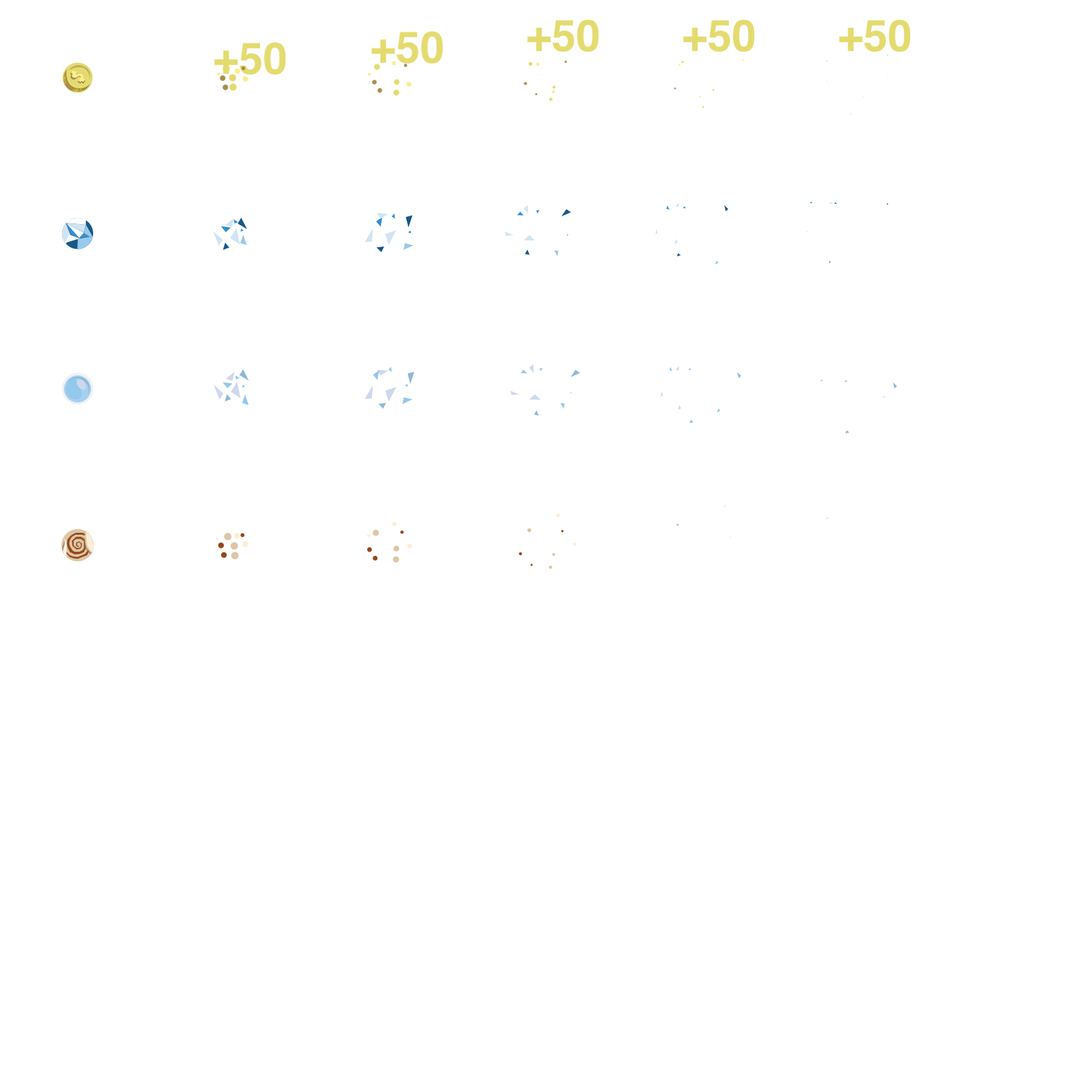
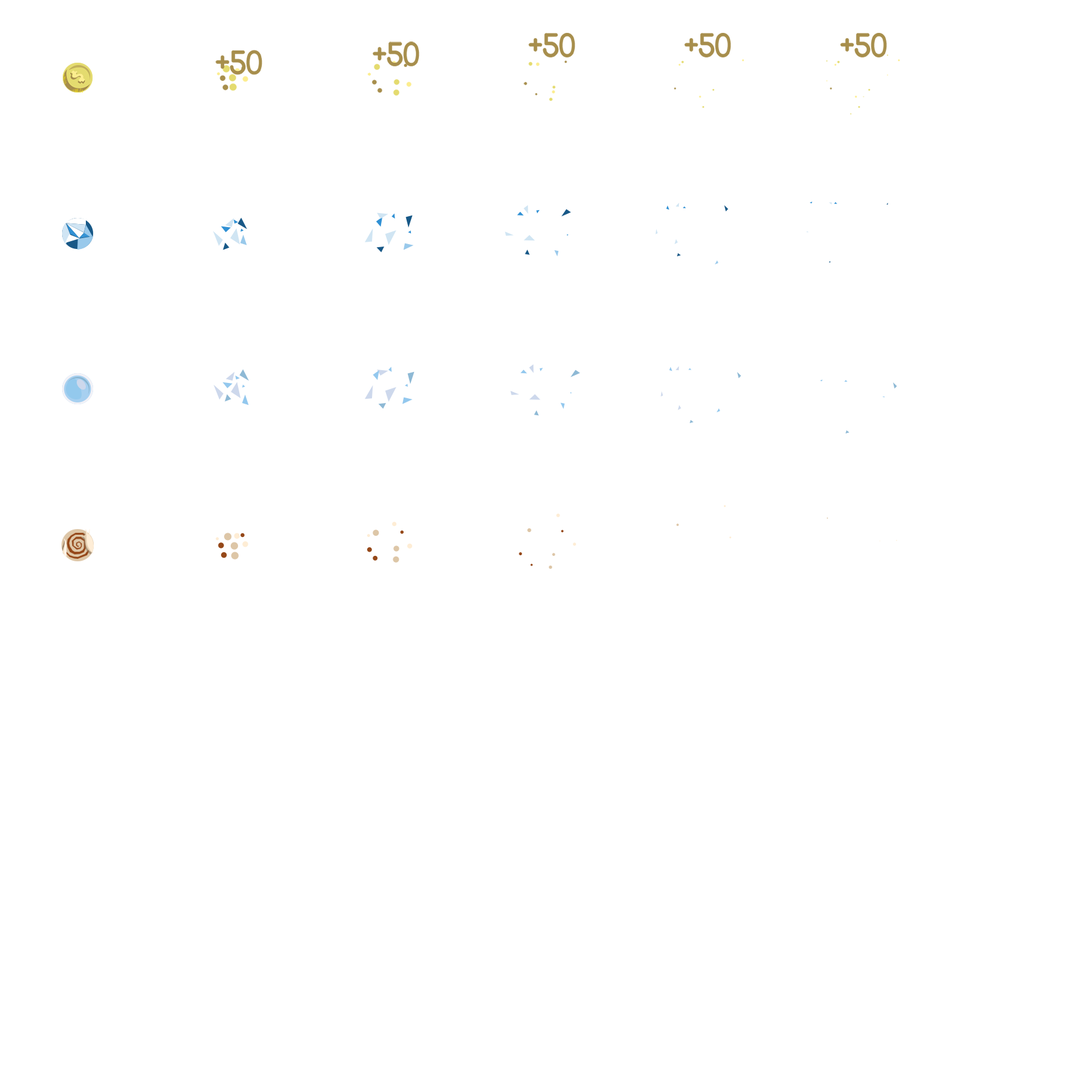
Layers edited between the first and the second 1091 × 1091 image:
painted on "icon_effect_06" over [829, 19, 911, 109]
painted on "icon_effect_05" over [683, 19, 755, 61]
painted on "icon_effect_04" over [527, 19, 599, 58]
painted on "icon_effect_03" over [371, 31, 443, 67]
painted on "icon_effect_02" over [214, 42, 286, 76]
